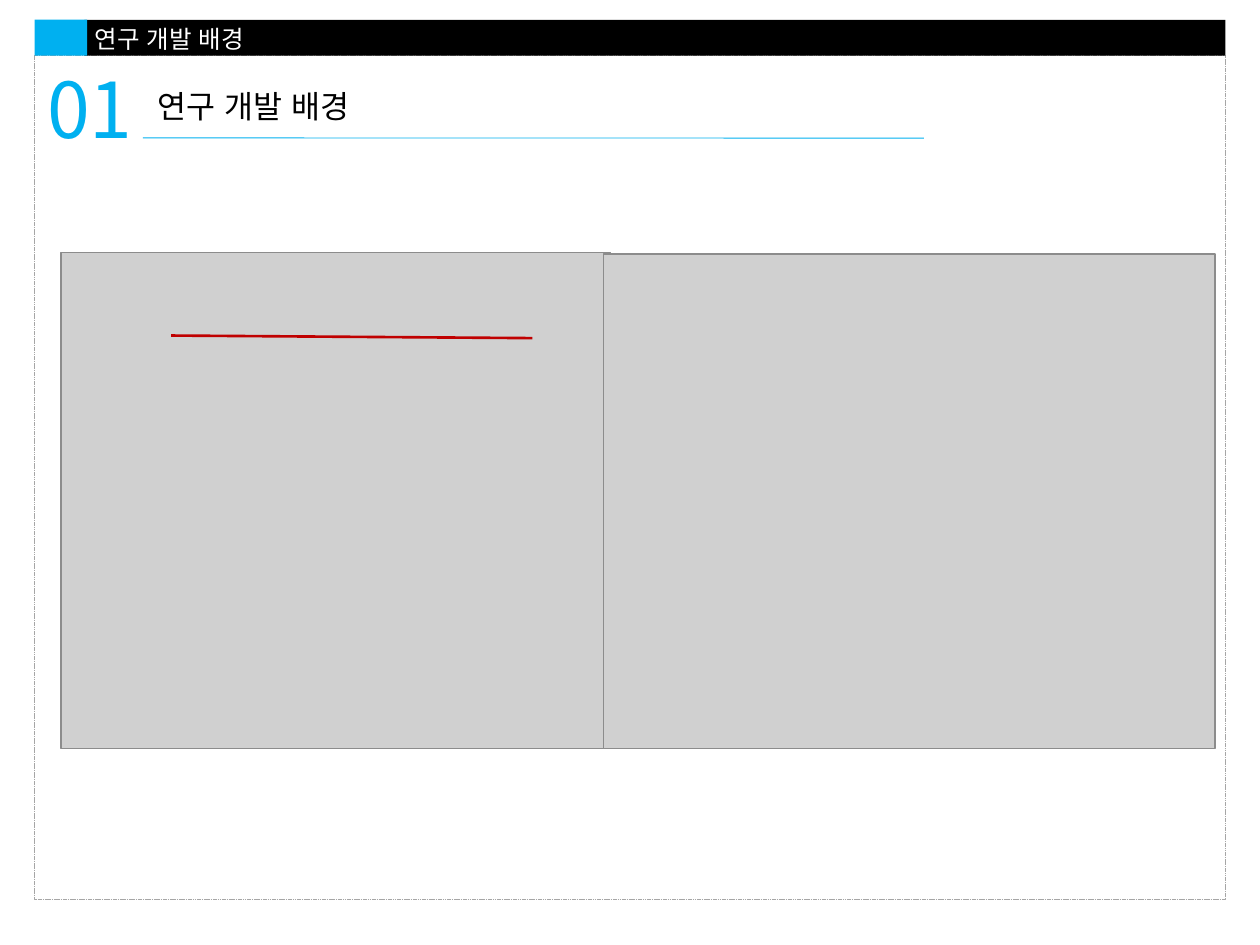
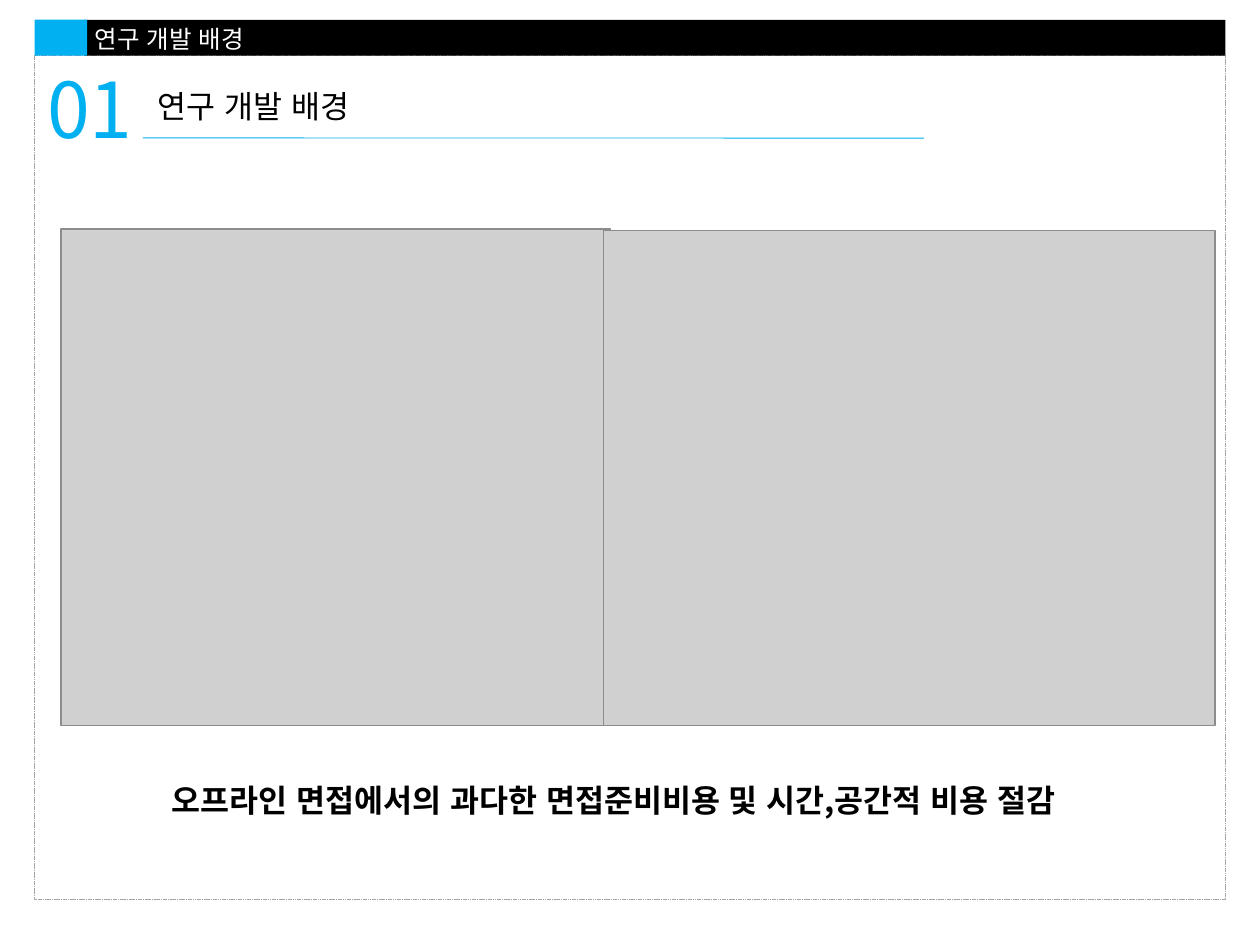
Before and after one commit to mwan91/-----------, a slide deck: slide 3 of 최종)온라인 화상 면접 웹애플리케이션.pptx. Drawn at 1260x945 pixels with LibreOffice and Linux fonts; fonts in the diff are those of the drawing; grey boxes stand for pictures. Boxes give left, top, right and bottom in pixels: in the first picture for what was removed or moved away, otherwise in the second. Text is boxed around its words. In the diff, an @@ line names an element or a change of style, - is before the commit and + after.

Commit message:
화상 면접 제안서
화상 면접 제안서

```diff
--- a/최종)온라인 화상 면접 웹애플리케이션.pptx
+++ b/최종)온라인 화상 면접 웹애플리케이션.pptx
@@ picture: place and size @@
-picture at box(60, 252, 611, 748)
+picture at box(60, 229, 611, 726)
@@ picture: place and size @@
-picture at box(604, 255, 1215, 750)
+picture at box(604, 231, 1215, 726)
@@ line removed from (171, 335) to (533, 338) @@
@@ text added at box(172, 785, 1055, 819), 18 pt, text #000000, bold @@
+오프라인 면접에서의 과다한 면접준비비용 및 시간,공간적 비용 절감
```
Also in this commit, not shown: 4 other slides changed, 1 slide removed.
